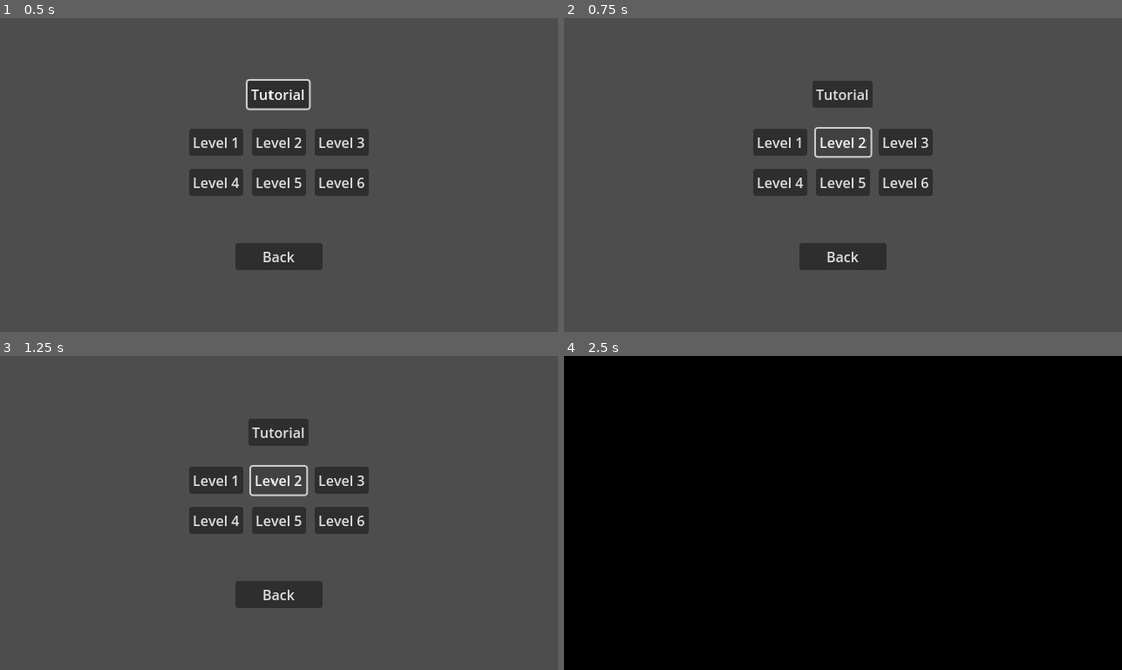
Above: before the commit, frames 1-4 (two rows, left to right).
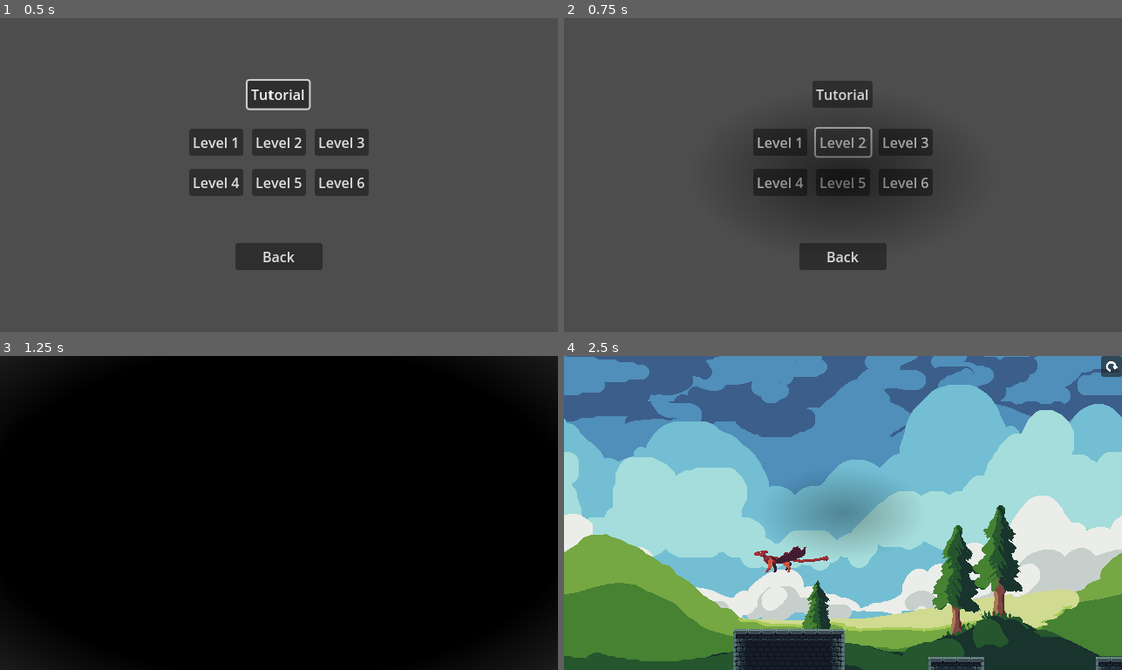
Above: after the commit, the same moments.

Repository: Robocraft999/ScalesToScale
Game: Godot game, scene res://scenes/level_select.tscn
Two runs of this game, one before a commit and one after it. Both use one fixed random seed, a clock stepped at 60 frames per second and the inputs below. This scene is started directly instead of the project's main scene. The engine's default icon, where the game draws it, is replaced by a stand-in: a white triangle on a blue panel in a dark square.
Inputs (mouse positions are in pixels of both pictures, inside the frame that each line leads up to):
- Up to frame 1 (0.5 s): no input
- Up to frame 2 (0.75 s): click "Level 2" at 0.5 s
- Up to frame 3 (1.25 s): no input
- Up to frame 4 (2.5 s): click "Level 1" at 1.25 s; click (1110, 365) at 2.02 s

Frame 1 is identical in both runs. In frame 2, 3.1% of the frame differs, in the area x 34-66%, y 34-62%; in frame 3, 100%, in the area x 0-100%, y 0-100%; in frame 4, 100%.

Commit message:
updated level 2 to use new structure

Diff:
--- a/scenes/levels/level_2.tscn
+++ b/scenes/levels/level_2.tscn
@@ -1,7 +1,7 @@
-[gd_scene load_steps=23 format=4 uid="uid://ciq75ixk4ccpe"]
+[gd_scene load_steps=21 format=4 uid="uid://ciq75ixk4ccpe"]
 
 [ext_resource type="Script" path="res://scripts/levels/level_2.gd" id="1_kf5fq"]
-[ext_resource type="PackedScene" uid="uid://bb53neelkiux7" path="res://scenes/parallax_background.tscn" id="2_t33rp"]
+[ext_resource type="PackedScene" uid="uid://2dj1d442mvd5" path="res://scenes/basic_level.tscn" id="2_51tnq"]
 [ext_resource type="PackedScene" uid="uid://vy0hwr3ojkhq" path="res://scenes/objects/dragon_flag.tscn" id="3_1r384"]
 [ext_resource type="PackedScene" uid="uid://bnt67b4wf47qu" path="res://scenes/objects/player.tscn" id="4_r1kdi"]
 [ext_resource type="TileSet" uid="uid://p75osdbfaruv" path="res://resources/test_tile_set.tres" id="5_vgukq"]
@@ -9,8 +9,6 @@
 [ext_resource type="Script" path="res://scripts/shaker.gd" id="7_lmtjm"]
 [ext_resource type="Script" path="res://scripts/end_animator.gd" id="8_g741q"]
 [ext_resource type="Script" path="res://scripts/shaker_animator.gd" id="9_hn1vr"]
-[ext_resource type="PackedScene" path="res://scenes/objects/restart_button.tscn" id="10_ysa67"]
-[ext_resource type="PackedScene" path="res://scenes/objects/button_focus_player.tscn" id="11_7j2rf"]
 [ext_resource type="Script" path="res://scripts/collectible.gd" id="12_qhokx"]
 [ext_resource type="Texture2D" uid="uid://loarm7an4wt3" path="res://resources/sprites/Collectible.png" id="13_4qll1"]
 
@@ -19,7 +17,7 @@
 tracks/0/type = "bezier"
 tracks/0/imported = false
 tracks/0/enabled = true
-tracks/0/path = NodePath("Player:position:x")
+tracks/0/path = NodePath("EditableLevel/Player:position:x")
 tracks/0/interp = 1
 tracks/0/loop_wrap = true
 tracks/0/keys = {
@@ -30,7 +28,7 @@
 tracks/1/type = "bezier"
 tracks/1/imported = false
 tracks/1/enabled = true
-tracks/1/path = NodePath("Player:position:y")
+tracks/1/path = NodePath("EditableLevel/Player:position:y")
 tracks/1/interp = 1
 tracks/1/loop_wrap = true
 tracks/1/keys = {
@@ -57,7 +55,7 @@
 tracks/0/type = "value"
 tracks/0/imported = false
 tracks/0/enabled = true
-tracks/0/path = NodePath("Player:allow_movement")
+tracks/0/path = NodePath("EditableLevel/Player:allow_movement")
 tracks/0/interp = 1
 tracks/0/loop_wrap = true
 tracks/0/keys = {
@@ -69,7 +67,7 @@
 tracks/1/type = "bezier"
 tracks/1/imported = false
 tracks/1/enabled = true
-tracks/1/path = NodePath("Player:position:x")
+tracks/1/path = NodePath("EditableLevel/Player:position:x")
 tracks/1/interp = 1
 tracks/1/loop_wrap = true
 tracks/1/keys = {
@@ -80,7 +78,7 @@
 tracks/2/type = "bezier"
 tracks/2/imported = false
 tracks/2/enabled = true
-tracks/2/path = NodePath("Player:position:y")
+tracks/2/path = NodePath("EditableLevel/Player:position:y")
 tracks/2/interp = 1
 tracks/2/loop_wrap = true
 tracks/2/keys = {
@@ -238,43 +236,53 @@
 [node name="Level 2" type="Node2D"]
 script = ExtResource("1_kf5fq")
 
-[node name="ParallaxBackground" parent="." instance=ExtResource("2_t33rp")]
-
-[node name="DragonFlag" parent="." instance=ExtResource("3_1r384")]
+[node name="BasicLevel" parent="." instance=ExtResource("2_51tnq")]
+
+[node name="EditableLevel" type="Node" parent="."]
+
+[node name="DragonFlag" parent="EditableLevel" instance=ExtResource("3_1r384")]
+unique_name_in_owner = true
 position = Vector2(1216, 184)
 
-[node name="Player" parent="." instance=ExtResource("4_r1kdi")]
+[node name="Player" parent="EditableLevel" instance=ExtResource("4_r1kdi")]
 unique_name_in_owner = true
 position = Vector2(128, 0)
 allow_movement = false
 SPEED = 150.0
 
-[node name="BGLayer" type="TileMapLayer" parent="."]
+[node name="BGLayer" type="TileMapLayer" parent="EditableLevel"]
 tile_map_data = PackedByteArray("AAAEAAoAAAABAAEAAAAFAAoAAAACAAEAAAAGAAoAAAACAAEAAAAIAAoAAAACAAEAAAAHAAoAAAACAAEAAAAJAA …(1104 unchanged characters)…
 tile_set = ExtResource("5_vgukq")
 
-[node name="FGLayer" type="TileMapLayer" parent="."]
+[node name="FGLayer" type="TileMapLayer" parent="EditableLevel"]
 tile_set = ExtResource("5_vgukq")
 collision_enabled = false
 
-[node name="Camera2D" type="Camera2D" parent="." node_paths=PackedStringArray("follow_node")]
+[node name="Camera2D" type="Camera2D" parent="EditableLevel" node_paths=PackedStringArray("follow_node")]
 physics_interpolation_mode = 1
 position = Vector2(256, 1.24965)
 position_smoothing_enabled = true
 script = ExtResource("6_5dgli")
 follow_node = NodePath("../Player")
 
-[node name="CameraShaker" type="Node2D" parent="Camera2D"]
+[node name="CameraShaker" type="Node2D" parent="EditableLevel/Camera2D"]
 unique_name_in_owner = true
 position = Vector2(-256, -1.24965)
 script = ExtResource("7_lmtjm")
 property_name = &"offset"
 
-[node name="AnimationPlayer" type="AnimationPlayer" parent="."]
+[node name="AnimationPlayer" type="AnimationPlayer" parent="EditableLevel"]
+root_node = NodePath("../..")
 libraries = {
 "": SubResource("AnimationLibrary_7rhjm")
 }
 autoplay = "enter_animation"
+
+[node name="EndAnimator" type="Node" parent="EditableLevel"]
+script = ExtResource("8_g741q")
+
+[node name="ShakerAnimator" type="Node" parent="EditableLevel"]
+script = ExtResource("9_hn1vr")
 
 [node name="BodyAnimator" type="AnimationPlayer" parent="."]
 libraries = {
@@ -282,19 +290,6 @@
 }
 autoplay = "body_animator"
 
-[node name="EndAnimator" type="Node" parent="."]
-script = ExtResource("8_g741q")
-
-[node name="ShakerAnimator" type="Node" parent="."]
-script = ExtResource("9_hn1vr")
-
-[node name="CanvasLayer" type="CanvasLayer" parent="."]
-
-[node name="RestartButton" parent="CanvasLayer" instance=ExtResource("10_ysa67")]
-
-[node name="ButtonFocusPlayer" parent="CanvasLayer" instance=ExtResource("11_7j2rf")]
-unique_name_in_owner = true
-
 [node name="TopPlatform" type="AnimatableBody2D" parent="."]
 
 [node name="CollisionShape2D" type="CollisionShape2D" parent="TopPlatform"]
@@ -309,6 +304,7 @@
 
 [node name="Collectible" type="Area2D" parent="." node_paths=PackedStringArray("type")]
 position = Vector2(1132, 171)
+collision_mask = 3
 script = ExtResource("12_qhokx")
 type = NodePath("..")
 
--- a/scripts/levels/level_select.gd
+++ b/scripts/levels/level_select.gd
@@ -16,7 +16,7 @@
 
 
 func _on_level_2_pressed() -> void:
-	print("TODO: missing Level 2 or SceneName entry")
+	SceneLoader.load_level_scene_by_name(OptionsManager.SceneName.LEVEL2)
 
 
 func _on_level_3_pressed() -> void:
--- a/scripts/options_manager.gd
+++ b/scripts/options_manager.gd
@@ -7,6 +7,7 @@
 	TUTORIAL = "Tutorial0",
 	TEST = "test",
 	LEVEL1 = "Level 1",
+	LEVEL2 = "Level 2",
 	LEVEL_SELECT = "level_select"
 }
 
